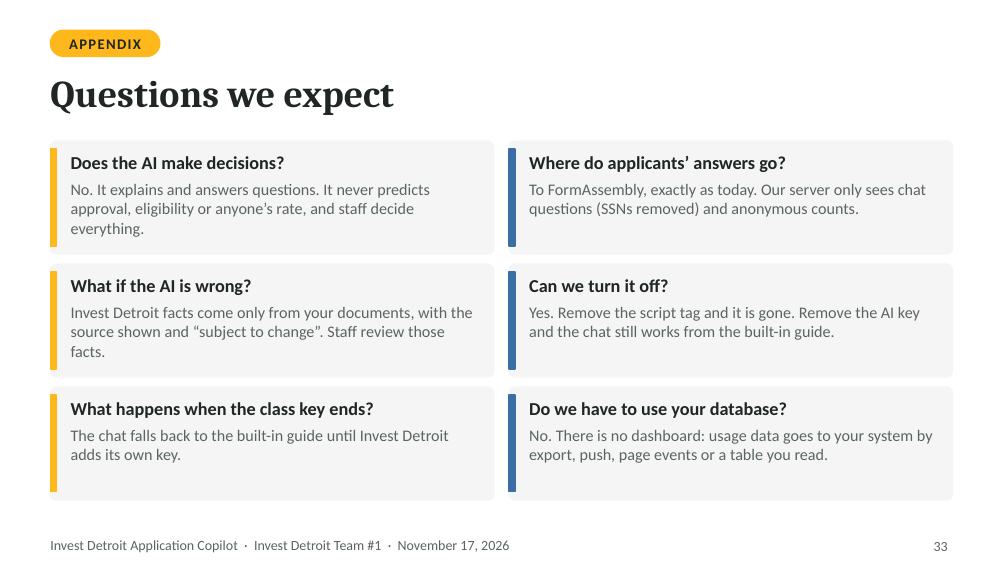
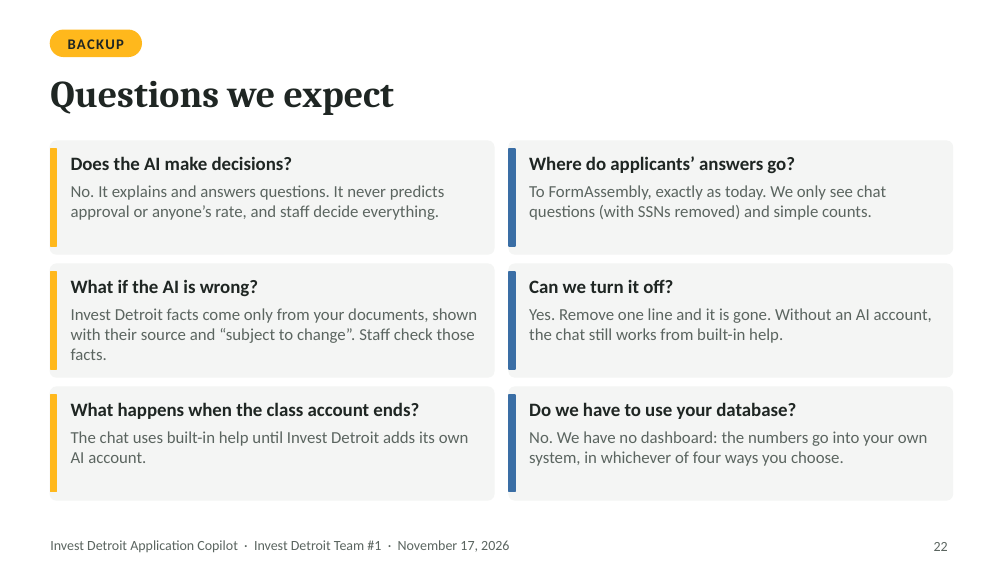
Before and after one commit to ojhnny/invest-detroit-application-copilot, a slide deck: slide 22 of docs/presentation/Invest-Detroit-Copilot-Final-Presentation.pptx (slide 33 before the commit). Drawn at 1008x567 pixels with LibreOffice and Linux fonts; fonts in the diff are those of the drawing. Boxes give left, top, right and bottom in pixels: in the first picture for what was removed or moved away, otherwise in the second. Text is boxed around its words. In the diff, an @@ line names an element or a change of style, - is before the commit and + after.

```diff
--- a/docs/presentation/Invest-Detroit-Copilot-Final-Presentation.pptx
+++ b/docs/presentation/Invest-Detroit-Copilot-Final-Presentation.pptx
@@ rounded rectangle: place and size @@
-rounded rectangle at (50,30,160,56)
+rounded rectangle at (50,30,141,56)
@@ text at (68,39,124,49): text changed @@
-APPENDIX
+BACKUP
@@ text at (71,185,445,220): text changed; size 11.5 to 12 pt @@
-No. It explains and answers questions. It never predicts approval, eligibility or anyone’s rate, and staff decide everything.
+No. It explains and answers questions. It never predicts approval or anyone’s rate, and staff decide everything.
@@ text at (529,185,886,220): text changed; size 11.5 to 12 pt @@
-To FormAssembly, exactly as today. Our server only sees chat questions (SSNs removed) and anonymous counts.
+To FormAssembly, exactly as today. We only see chat questions (with SSNs removed) and simple counts.
@@ text at (71,308,477,360): text changed; size 11.5 to 12 pt @@
-Invest Detroit facts come only from your documents, with the source shown and “subject to change”. Staff review those facts.
+Invest Detroit facts come only from your documents, shown with their source and “subject to change”. Staff check those facts.
@@ text at (529,308,932,343): text changed; size 11.5 to 12 pt @@
-Yes. Remove the script tag and it is gone. Remove the AI key and the chat still works from the built-in guide.
+Yes. Remove one line and it is gone. Without an AI account, the chat still works from built-in help.
@@ text at (71,402,419,419): text changed; size 13 to 13.5 pt @@
-What happens when the class key ends?
+What happens when the class account ends?
@@ size 13 to 13.5 pt in 5 elements at (71,156,293,170), (529,156,795,173), (71,279,258,296), (529,279,673,293), (529,402,796,419) @@
@@ text at (71,431,469,463): text changed; size 11.5 to 12 pt @@
-The chat falls back to the built-in guide until Invest Detroit adds its own key.
+The chat uses built-in help until Invest Detroit adds its own AI account.
@@ text at (529,431,928,466): text changed; size 11.5 to 12 pt @@
-No. There is no dashboard: usage data goes to your system by export, push, page events or a table you read.
+No. We have no dashboard: the numbers go into your own system, in whichever of four ways you choose.
@@ page number at (934,542,948,551): text changed @@
-33
+22
```
Also in this commit, not shown: 16 other slides changed, 3 slides added, 14 slides removed, 1 other file.
